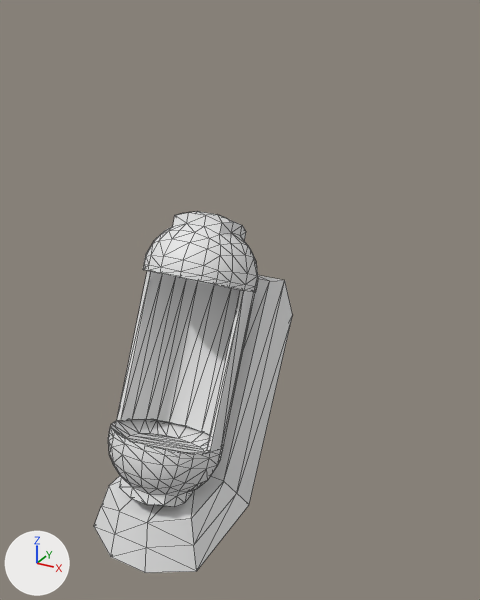
The FBX model Assets/Models/Level 1/CryoChamber/Pod.FBX, before and after one commit.
Rendered twice from a camera (50 mm lens) standing at (-37.55, -185.5, -4.83) and looking at (-42.03, -177.35, -8.9). Every picture has the same lights, and +X, +Y and +Z are marked at lower left. Mesh edges are drawn as thin lines. Where no turn or scale is listed for an object, it has been applied to the vertices.

The scene before the commit, as lines of its bpy script (objects in view):
```python
me_mesh = bpy.data.meshes.new('Mesh')
me_mesh.from_pydata(...)  # 378 vertices, 740 faces; spans x -0.79..0.87, y -1.7..1.35, z -3.31..0.89
ob_object121 = bpy.data.objects.new('Object121', me_mesh)
ob_object121.location = (-41.97, -178.82, -8.05)
```
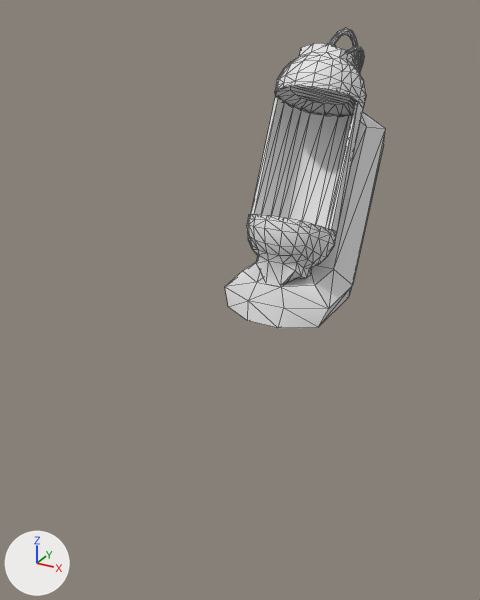
Boxes (x1, y1, x2, y2) around the edits, measured in the pictures (480 x 600 px; the box of a moved part takes in the faces that stretch with it):
'Object121', reshaped, moved (19% narrower, 17% shorter)
    before: (94, 211, 292, 573)
    after: (225, 28, 386, 328)
part 1 of me_mesh, added
    after: (348, 46, 364, 74)
part 2 of me_mesh, added
    after: (329, 28, 359, 69)
part 3 of me_mesh, moved or reshaped
    before: (94, 213, 292, 573)
    after: (225, 43, 386, 328)

Edits to the bpy script that builds the scene:
```text
Change me_mesh:
    used by ob_object121; location = (-41.97, -178.82, -8.05)
    remove me_mesh.from_pydata(...)  # 378 vertices, 740 faces; spans x -0.79..0.87, y -1.7..1.35, z -3.31..0.89
    add me_mesh.from_pydata(...)  # 666 vertices, 1304 faces; spans x -0.91..0.99, y -1.7..1.63, z -3.31..1.1
    me_mesh part 1: a new loose piece of 96 vertices spanning x 0.08..0.52, y 0.36..1.21, z -0.05..0.83
    me_mesh part 2: a new loose piece of 96 vertices spanning x 0.14..0.21, y 0.14..1.63, z -0.44..1.1
    me_mesh part 3
    196 faces are deleted
    18 vertices move from x -0.71..0.79, y -1.61..1.35, z -2.99..-0.2 to x -0.91..0.99, y -1.61..1.59, z -2.99..-0.28
    196 new faces join them
Change ob_object121:
    ob_object121.location: (-41.97, -178.82, -8.05) -> (-41.97, -175.06, -6.23)
```
